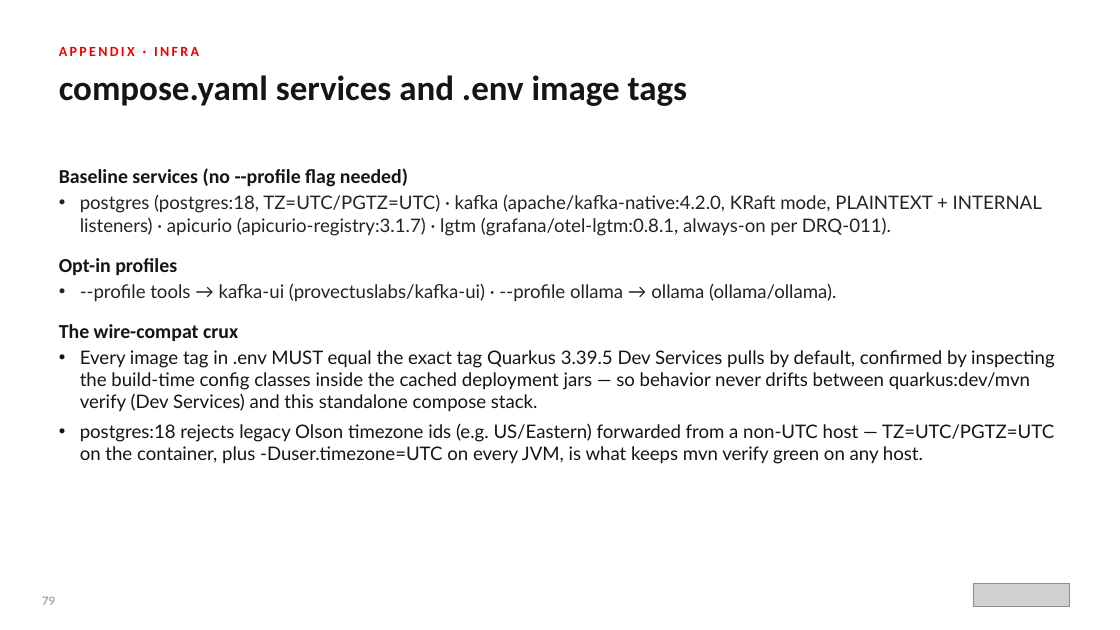
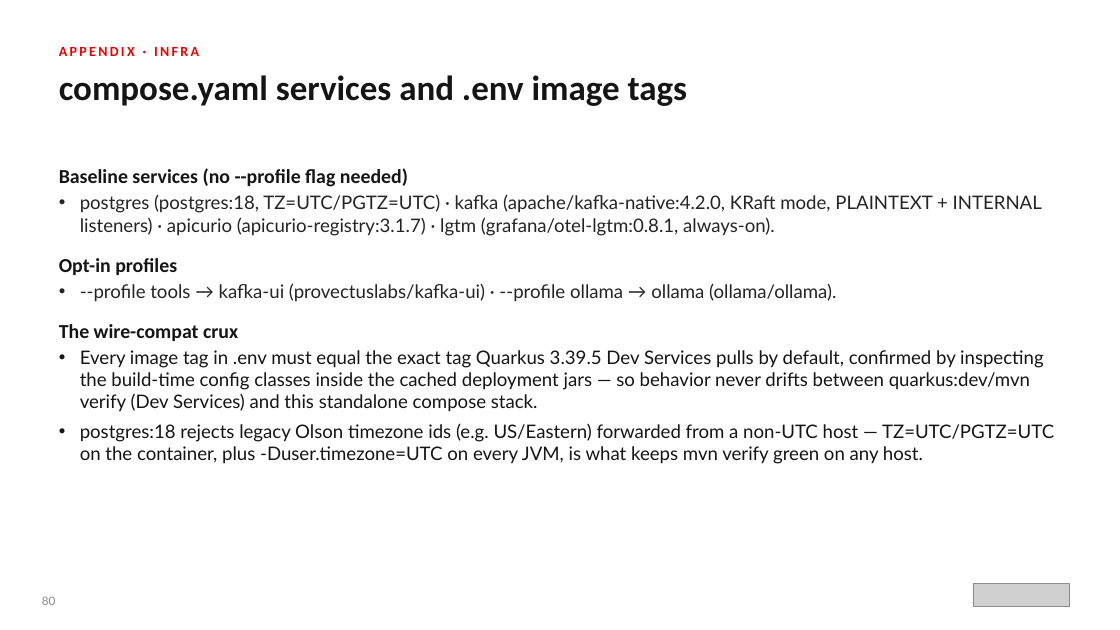
Before and after one commit to patterncatalyst/datamesh-reference-arch-quarkus, a slide deck: slide 81 of presentation/datamesh-201/Datamesh-201-Quarkus-r1.0.pptx (slide 80 before the commit). Drawn at 1120x630 pixels with LibreOffice and Linux fonts; fonts in the diff are those of the drawing; grey boxes stand for pictures. Boxes give left, top, right and bottom in pixels: in the first picture for what was removed or moved away, otherwise in the second. Text is boxed around its words. In the diff, an @@ line names an element or a change of style, - is before the commit and + after.

```diff
--- a/presentation/datamesh-201/Datamesh-201-Quarkus-r1.0.pptx
+++ b/presentation/datamesh-201/Datamesh-201-Quarkus-r1.0.pptx
@@ text at bbox=[80, 194, 1042, 236]: text changed @@
-• postgres (postgres:18, TZ=UTC/PGTZ=UTC) · kafka (apache/kafka-native:4.2.0, KRaft mode, PLAINTEXT + INTERNAL listeners) · apicurio (apicurio-registry:3.1.7) · lgtm (grafana/otel-lgtm:0.8.1, always-on per DRQ-011).
+• postgres (postgres:18, TZ=UTC/PGTZ=UTC) · kafka (apache/kafka-native:4.2.0, KRaft mode, PLAINTEXT + INTERNAL listeners) · apicurio (apicurio-registry:3.1.7) · lgtm (grafana/otel-lgtm:0.8.1, always-on).
@@ text at bbox=[80, 350, 1044, 412]: text changed @@
-• Every image tag in .env MUST equal the exact tag Quarkus 3.39.5 Dev Services pulls by default, confirmed by inspecting the build-time config classes inside the cached deployment jars — so behavior never drifts between quarkus:dev/mvn verify (Dev Services) and this standalone compose stack.
+• Every image tag in .env must equal the exact tag Quarkus 3.39.5 Dev Services pulls by default, confirmed by inspecting the build-time config classes inside the cached deployment jars — so behavior never drifts between quarkus:dev/mvn verify (Dev Services) and this standalone compose stack.
@@ text at bbox=[42, 596, 55, 605]: text changed @@
-79
+80
```
Also in this commit, not shown: 70 other slides changed, 1 slide added, 5 other files.
